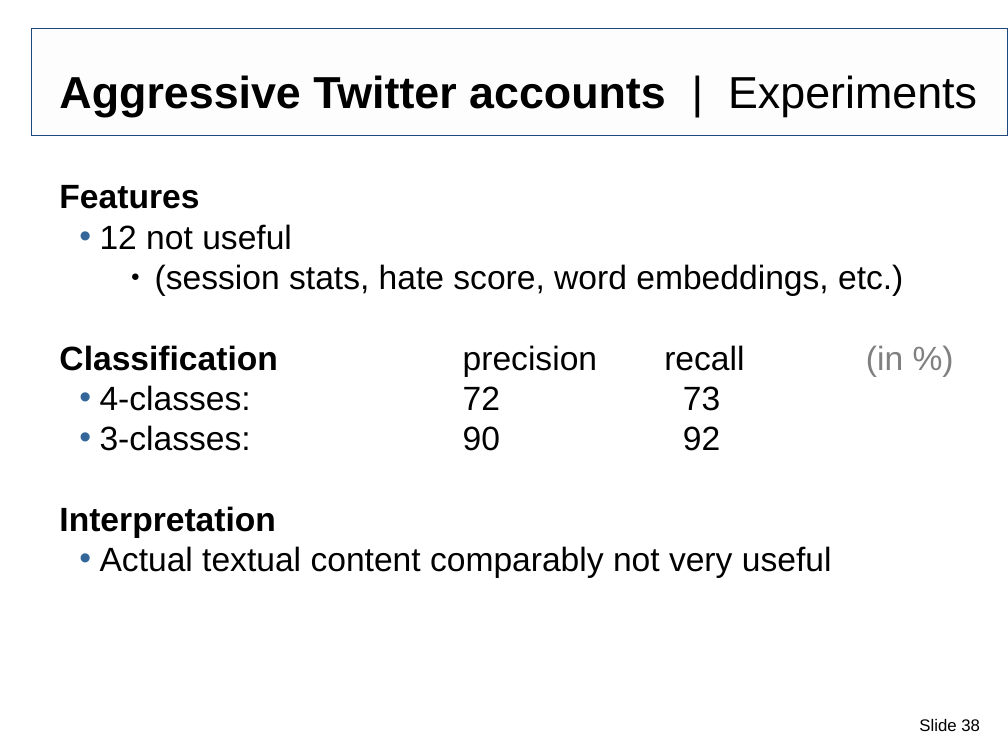
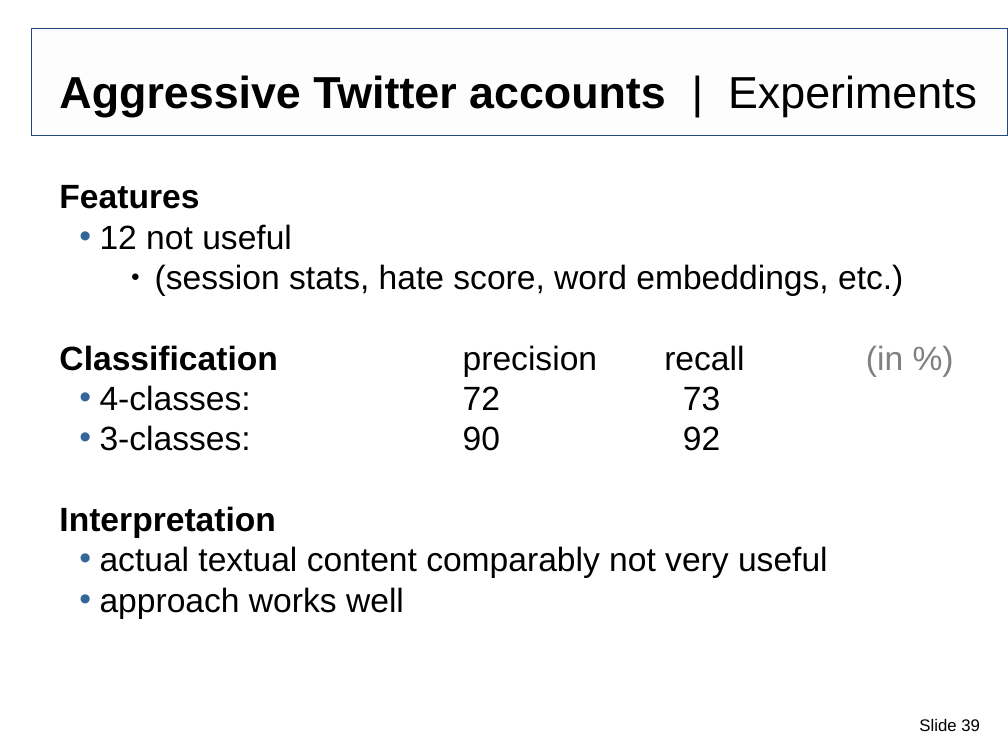
Before and after one commit to IllDepence/websci_ss2017, a slide deck: slide 39 of pres/Tarek_Saier_Abusive_behavior_in_social_media.odp (slide 38 before the commit). Drawn at 1008x756 pixels with LibreOffice and Linux fonts; fonts in the diff are those of the drawing; background and template pictures are left out. Boxes give left, top, right and bottom in pixels: in the first picture for what was removed or moved away, otherwise in the second. Text is boxed around its words. In the diff, an @@ line names an element or a change of style, - is before the commit and + after.

```diff
--- a/pres/Tarek_Saier_Abusive_behavior_in_social_media.odp
+++ b/pres/Tarek_Saier_Abusive_behavior_in_social_media.odp
@@ text at box(100, 546, 828, 619): text changed @@
-  • Actual textual content comparably not very useful
+  • actual textual content comparably not very useful
+  • approach works well
@@ page number at box(919, 719, 980, 731): text changed @@
-Slide 38
+Slide 39
```
Also in this commit, not shown: 3 other slides changed, 1 slide added, 1 other file.
